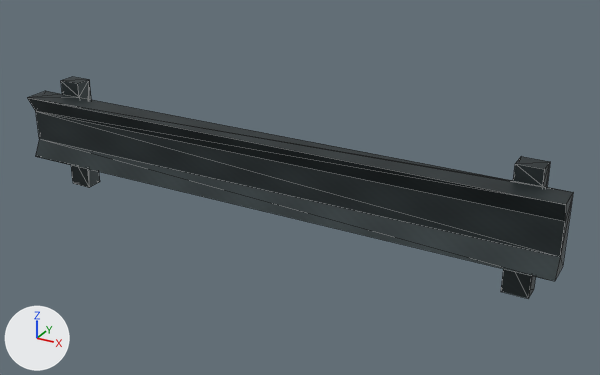
Before and after pictures for a commit that changed the glTF model public/assets/models/circuits/kits/armco.glb.
Before and after are seen from a 50 mm camera at (2.72, -4.46, 2.65) aimed at (0.22, 0.08, 0.38). The axes (+X, +Y, +Z) are drawn at lower left. The lights are the same throughout. The first picture is the older version. Mesh edges are drawn as thin lines. Vertices at exactly the same position are counted once.

Objects in the first picture: 'armco-rail(Clone)'.
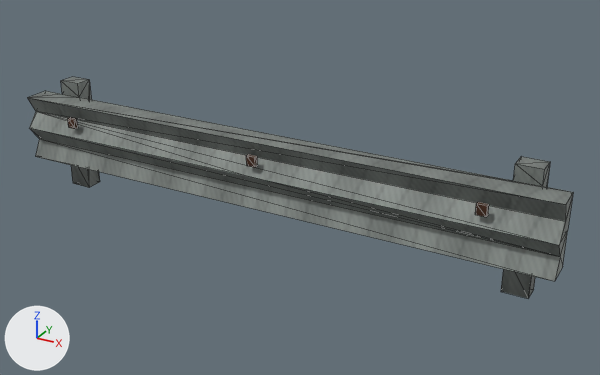
Boxes [x1, y1, x2, y2] around the edits, measured in the pictures (600 x 375 px):
'armco-fixing.002', added: after [475, 202, 489, 217]
'armco-fixing.001', added: after [246, 154, 257, 167]
'armco-fixing', added: after [68, 117, 78, 129]
part 1 of me_mesh_rail_001, built on: before [36, 80, 573, 297]; after [30, 80, 573, 297]
part 2 of me_mesh_rail_001, recoloured (black to grey): [27, 77, 573, 298] in both

Patch to the scene script:
```diff
--- a/public/assets/models/circuits/kits/armco.glb.py
+++ b/public/assets/models/circuits/kits/armco.glb.py
@@ img_round_two_galvanised_grey_baked_surface @@
+img_round_two_galvanised_grey_baked_surface = load_image('round-two-galvanised-grey baked surface', '_unpacked/round-two-galvanised-grey_baked_surface', 128, 128, 'sRGB')
@@ img_round_two_armco_rusted_fixings_baked_surface @@
+img_round_two_armco_rusted_fixings_baked_surface = load_image('round-two-armco-rusted-fixings baked surface', '_unpacked/round-two-armco-rusted-fixings_baked_surface', 128, 128, 'sRGB')
@@ mat_round_two_galvanised_grey @@
+mat_round_two_galvanised_grey = bpy.data.materials.new('round-two-galvanised-grey')
+# uses the picture img_round_two_galvanised_grey_baked_surface
@@ mat_round_two_armco_rusted_fixings @@
+mat_round_two_armco_rusted_fixings = bpy.data.materials.new('round-two-armco-rusted-fixings')
+# uses the picture img_round_two_armco_rusted_fixings_baked_surface
@@ me_mesh_rail_001 @@
 # used by ob_armco_rail_clone; location = (0.0, 0.0, 0.0)
-me_mesh_rail_001.from_pydata(...)  # 36 vertices, 68 faces; spans x -2.0..2.0, y -0.16..0.16, z 0.0..0.85
+me_mesh_rail_001.from_pydata(...)  # 60 vertices, 116 faces; spans x -2.0..2.0, y -0.18..0.16, z 0.0..0.85
+# me_mesh_rail_001 part 1
+# 45 faces are deleted
+# 18 vertices are added at x -2.0..2.0, y -0.18..0.16, z 0.5
+# 6 new vertices lie (0.0, 0.0, -0.24) away from vertices in x -2.0..2.0, y 0.03, z 0.74
+# 93 new faces join them
+# me_mesh_rail_001 part 2: 42 faces spanning x -2.0..2.0, y -0.16..0.16, z 0.0..0.85 switch from mat_p4_worn_steel_0 (picture img_p4_steel_baked_grain) to mat_round_two_galvanised_grey
@@ me_cube_002 @@
+me_cube_002.from_pydata(...)  # a box spanning x 1.5175..1.5825, y -0.189..-0.161, z 0.585..0.655
+me_cube_002.materials.append(mat_round_two_armco_rusted_fixings)
@@ me_cube_001 @@
+me_cube_001.from_pydata(...)  # a box spanning x -0.0325..0.0325, y -0.189..-0.161, z 0.585..0.655
+me_cube_001.materials.append(mat_round_two_armco_rusted_fixings)
@@ me_cube @@
+me_cube.from_pydata(...)  # a box spanning x -1.5825..-1.5175, y -0.189..-0.161, z 0.585..0.655
+me_cube.materials.append(mat_round_two_armco_rusted_fixings)
@@ ob_armco_fixing_002 @@
+ob_armco_fixing_002 = bpy.data.objects.new('armco-fixing.002', me_cube_002)
+ob_armco_fixing_002.location = (0.0, 0.0, 0.0)
@@ ob_armco_fixing_001 @@
+ob_armco_fixing_001 = bpy.data.objects.new('armco-fixing.001', me_cube_001)
+ob_armco_fixing_001.location = (0.0, 0.0, 0.0)
@@ ob_armco_fixing @@
+ob_armco_fixing = bpy.data.objects.new('armco-fixing', me_cube)
+ob_armco_fixing.location = (0.0, 0.0, 0.0)
```
